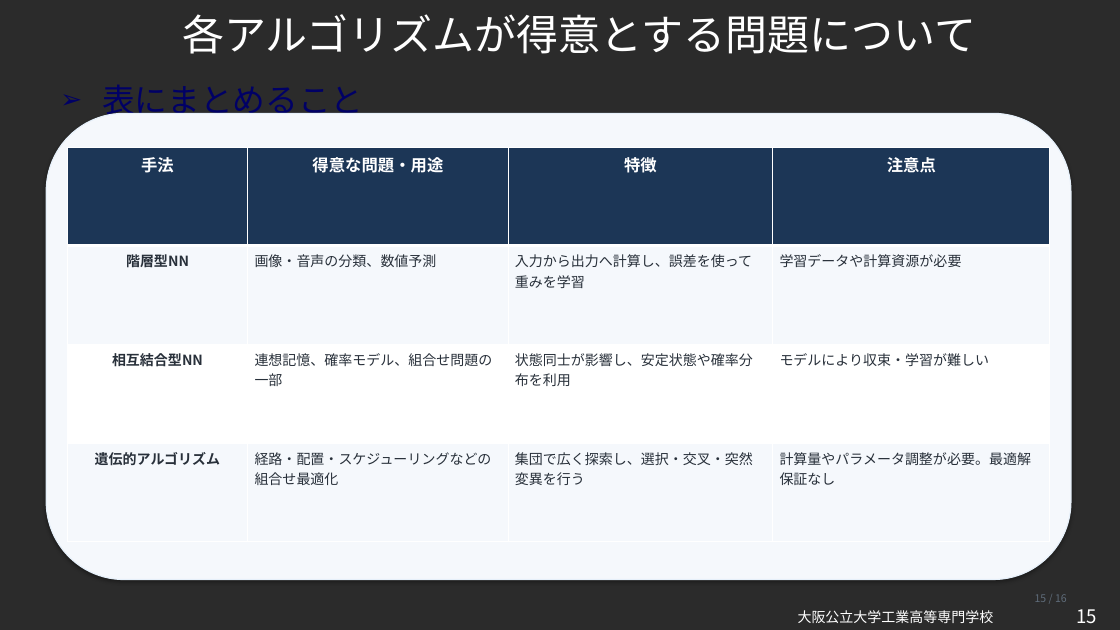
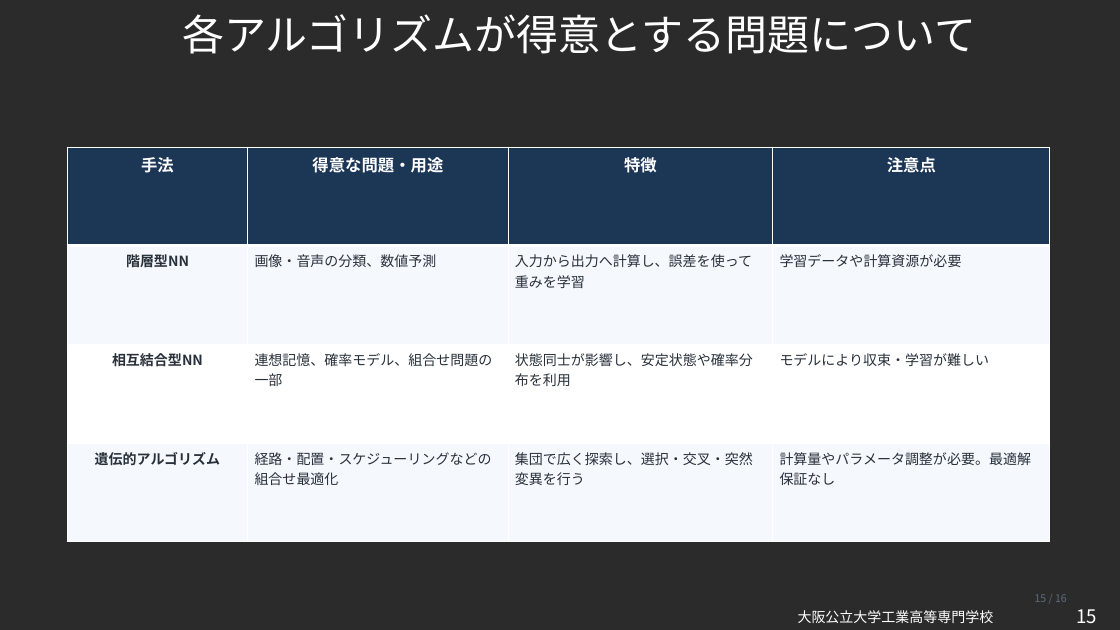
Before and after one commit to zassou-robo/Introduction_knowledge_science_6, a slide deck: slide 15 of 第6回_05知識科学概論.pptx. Drawn at 1120x630 pixels with LibreOffice and Linux fonts; fonts in the diff are those of the drawing; background and template pictures are left out; a plain dark background stands for a picture behind light text. Boxes give left, top, right and bottom in pixels: in the first picture for what was removed or moved away, otherwise in the second. Text is boxed around its words. In the diff, an @@ line names an element or a change of style, - is before the commit and + after.

```diff
--- a/第6回_05知識科学概論.pptx
+++ b/第6回_05知識科学概論.pptx
@@ text removed at (102, 85, 363, 121) @@
-➢ 表にまとめること
@@ rounded rectangle removed at (46, 113, 1071, 580) @@
@@ table at (67, 147, 1050, 542) @@
@@ borders changed @@
```
Also in this commit, not shown: 15 other slides changed.
